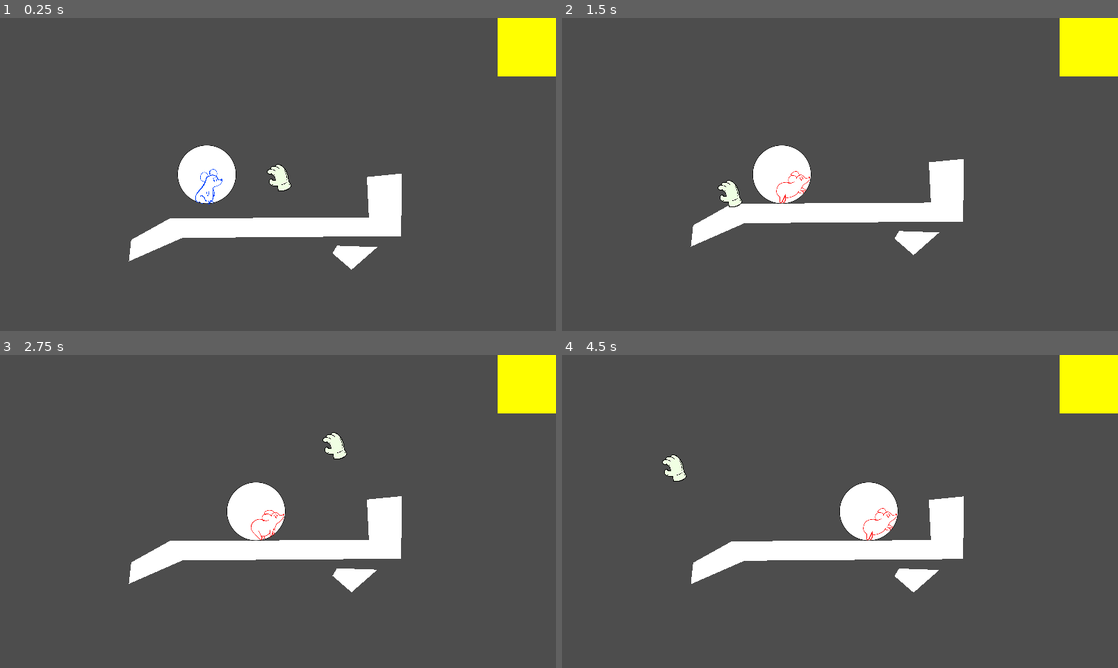
Above: before the commit, frames 1-4 (two rows, left to right).
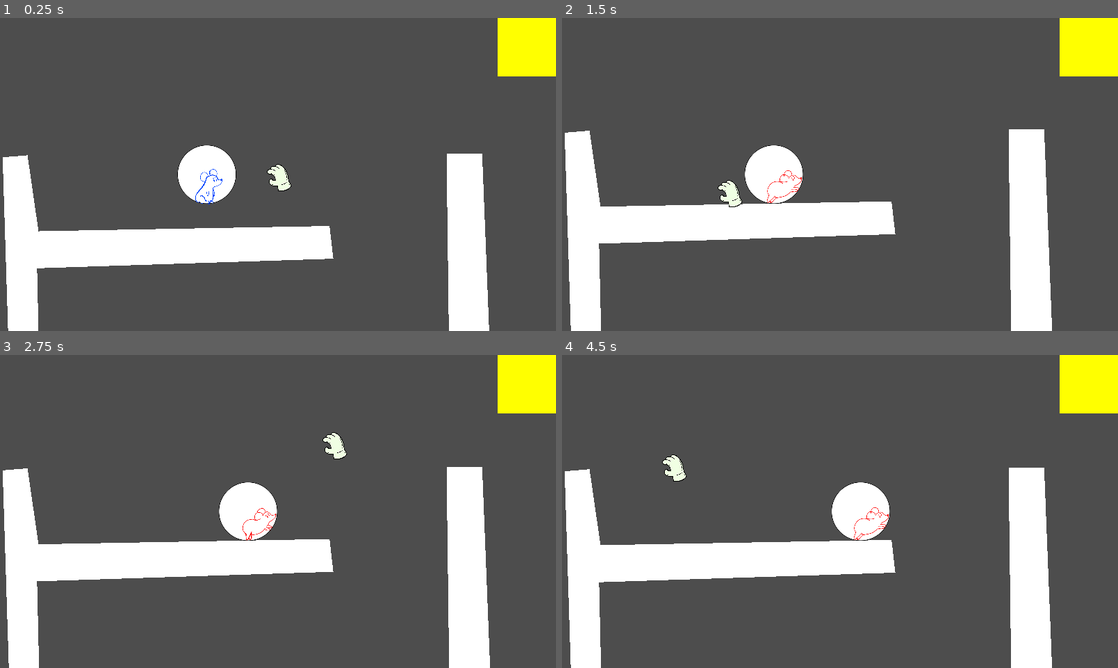
Above: after the commit, the same moments.

Repository: SlugFiller/ggj2025
Game: Godot game, scene res://game.tscn
Same seed, same stepped clock (60 frames per second), same inputs: the game is played once before the commit and once after it. The project has no main scene, so this scene is started directly.
Inputs (mouse positions are in pixels of both pictures, inside the frame that each line leads up to):
- Up to frame 1 (0.25 s): no input
- Up to frame 2 (1.5 s): move the mouse to (962, 158) at 0.52 s; click (962, 158) at 0.67 s; move the mouse to (728, 190) at 1.27 s; click (728, 190) at 1.42 s
- Up to frame 3 (2.75 s): move the mouse to (333, 442) at 2.02 s; click (333, 442) at 2.17 s
- Up to frame 4 (4.5 s): move the mouse to (812, 574) at 2.77 s; click (812, 574) at 2.92 s; move the mouse to (1006, 558) at 3.52 s; click (1006, 558) at 3.67 s; move the mouse to (673, 464) at 4.27 s; click (673, 464) at 4.42 s

The runs differ from the first frame. In frame 1, 14% of the frame differs, in the area x 0-88%, y 43-100%; in frame 2, 14%; in frame 3, 14%; in frame 4, 14%.

Commit message:
Level 1 proof of concept

Diff:
--- a/game.tscn
+++ b/game.tscn
@@ -1,9 +1,10 @@
-[gd_scene load_steps=114 format=3 uid="uid://bdjffdg4jfv7t"]
+[gd_scene load_steps=119 format=3 uid="uid://bdjffdg4jfv7t"]
 
 [ext_resource type="Texture2D" uid="uid://bhgu40hmi37fg" path="res://graphics/mouse/idle/mouse idle 00000.png" id="1_4tvk3"]
 [ext_resource type="Script" path="res://scripts/mouse.gd" id="1_deb8d"]
+[ext_resource type="Script" path="res://scripts/broadcast.gd" id="1_lnqoj"]
 [ext_resource type="Texture2D" uid="uid://bavkplph4sro4" path="res://graphics/mouse/idle/mouse idle 00001.png" id="2_5fq15"]
-[ext_resource type="PackedScene" uid="uid://0l87e2dki8x7" path="res://items/item1.tscn" id="2_axotv"]
+[ext_resource type="PackedScene" uid="uid://0l87e2dki8x7" path="res://items/fan.tscn" id="2_axotv"]
 [ext_resource type="Script" path="res://scripts/cursor.gd" id="2_nma6k"]
 [ext_resource type="Texture2D" uid="uid://ctc6kg8j7uvo4" path="res://graphics/mouse/idle/mouse idle 00002.png" id="3_3is8t"]
 [ext_resource type="Texture2D" uid="uid://bgormcm3l1sfw" path="res://graphics/cursor/Hand0.png" id="3_nxd8a"]
@@ -104,6 +105,8 @@
 [ext_resource type="Texture2D" uid="uid://bbb7ktylhgf0i" path="res://graphics/mouse/run/mouse run 00005.png" id="86_36750"]
 [ext_resource type="Texture2D" uid="uid://jc7qm0sg6l1g" path="res://graphics/mouse/run/mouse run 00006.png" id="87_bnjdw"]
 [ext_resource type="Texture2D" uid="uid://cs12sog3u48l7" path="res://graphics/mouse/run/mouse run 00007.png" id="88_odbcx"]
+[ext_resource type="Script" path="res://scripts/tunnel.gd" id="91_yf7xd"]
+[ext_resource type="Script" path="res://scripts/itemcount.gd" id="92_ni3rh"]
 [ext_resource type="Script" path="res://scripts/camera.gd" id="105_ny4tv"]
 
 [sub_resource type="SpriteFrames" id="SpriteFrames_5qcgu"]
@@ -386,11 +389,20 @@
 [sub_resource type="CircleShape2D" id="CircleShape2D_cx7wd"]
 radius = 100.0
 
-[sub_resource type="RectangleShape2D" id="RectangleShape2D_dvy1e"]
-size = Vector2(88, 91)
-
-[sub_resource type="RectangleShape2D" id="RectangleShape2D_p6cl1"]
-size = Vector2(581, 294.5)
+[sub_resource type="RectangleShape2D" id="RectangleShape2D_35d78"]
+
+[sub_resource type="RectangleShape2D" id="RectangleShape2D_yvtc3"]
+
+[sub_resource type="WorldBoundaryShape2D" id="WorldBoundaryShape2D_kpgym"]
+normal = Vector2(1, 0)
+
+[sub_resource type="WorldBoundaryShape2D" id="WorldBoundaryShape2D_sxgfc"]
+normal = Vector2(-1, 0)
+
+[sub_resource type="RectangleShape2D" id="RectangleShape2D_k7y0q"]
+size = Vector2(137, 606)
+
+[sub_resource type="RectangleShape2D" id="RectangleShape2D_i3qnc"]
 
 [sub_resource type="RectangleShape2D" id="RectangleShape2D_k4j61"]
 size = Vector2(200, 200)
@@ -449,13 +461,8 @@
 "speed": 15.0
 }]
 
-[sub_resource type="WorldBoundaryShape2D" id="WorldBoundaryShape2D_kpgym"]
-normal = Vector2(1, 0)
-
-[sub_resource type="WorldBoundaryShape2D" id="WorldBoundaryShape2D_sxgfc"]
-normal = Vector2(-1, 0)
-
 [node name="Node2D" type="Node2D"]
+script = ExtResource("1_lnqoj")
 
 [node name="Mouse" type="CharacterBody2D" parent="."]
 position = Vector2(714, 85)
@@ -470,50 +477,76 @@
 [node name="CollisionShape2D" type="CollisionShape2D" parent="Mouse"]
 shape = SubResource("CircleShape2D_cx7wd")
 
-[node name="StaticBody2D" type="StaticBody2D" parent="."]
-position = Vector2(509, 120)
-
-[node name="Polygon2D" type="Polygon2D" parent="StaticBody2D"]
-polygon = PackedVector2Array(-56, 194, 77, 120, 765, 116, 758, -23, 879, -35, 876, 181, 121, 187, -64, 268)
-
-[node name="CollisionPolygon2D" type="CollisionPolygon2D" parent="StaticBody2D"]
-polygon = PackedVector2Array(-56, 194, 77, 120, 765, 116, 758, -23, 879, -35, 876, 181, 121, 187, -64, 268)
-
-[node name="StaticBody2D2" type="StaticBody2D" parent="."]
-position = Vector2(1188, 320)
-
-[node name="CollisionPolygon2D" type="CollisionPolygon2D" parent="StaticBody2D2"]
-polygon = PackedVector2Array(-24, 14, 115, 19, 26, 97, -40, 40)
-
-[node name="Polygon2D" type="Polygon2D" parent="StaticBody2D2"]
-polygon = PackedVector2Array(-24, 14, 115, 19, 26, 97, -40, 40)
-
-[node name="fan" type="Area2D" parent="."]
-position = Vector2(571, -175)
-gravity_space_override = 1
-gravity_point_center = Vector2(-1, -1)
-gravity_direction = Vector2(-1, -1)
-gravity = 300.0
-
-[node name="CollisionShape2D" type="CollisionShape2D" parent="fan"]
-position = Vector2(236, 352)
-shape = SubResource("RectangleShape2D_dvy1e")
-
-[node name="placetarget" type="Node2D" parent="."]
-
-[node name="damp" type="Area2D" parent="."]
-linear_damp_space_override = 1
-linear_damp = 1.0
-
-[node name="CollisionShape2D" type="CollisionShape2D" parent="damp"]
-position = Vector2(572.5, 489.75)
-shape = SubResource("RectangleShape2D_p6cl1")
-
-[node name="ui" type="CanvasLayer" parent="."]
-
-[node name="Item1" type="Area2D" parent="ui"]
+[node name="fan_detector" type="Area2D" parent="Mouse"]
 collision_layer = 2
 collision_mask = 2
+
+[node name="CollisionShape2D" type="CollisionShape2D" parent="Mouse/fan_detector"]
+shape = SubResource("RectangleShape2D_35d78")
+
+[node name="death_detector" type="Area2D" parent="Mouse"]
+collision_layer = 4
+collision_mask = 4
+
+[node name="CollisionShape2D" type="CollisionShape2D" parent="Mouse/death_detector"]
+shape = SubResource("CircleShape2D_cx7wd")
+
+[node name="tunnel_detector" type="Area2D" parent="Mouse"]
+position = Vector2(0, 90)
+collision_layer = 8
+collision_mask = 8
+
+[node name="CollisionShape2D" type="CollisionShape2D" parent="Mouse/tunnel_detector"]
+shape = SubResource("RectangleShape2D_yvtc3")
+
+[node name="walls" type="StaticBody2D" parent="."]
+position = Vector2(509, 120)
+
+[node name="Polygon2D" type="Polygon2D" parent="walls"]
+polygon = PackedVector2Array(-414, -98, -376, 164, 629, 146, 642, 259, -381, 292, -368.351, 834.23, 1045, 821, 1033, -103, 1156, -103, 1196, 907, -467, 955, -500, -91)
+
+[node name="CollisionPolygon2D" type="CollisionPolygon2D" parent="walls"]
+polygon = PackedVector2Array(-414, -98, -376, 164, 629, 146, 642, 259, -381, 292, -368.351, 834.23, 1045, 821, 1033, -103, 1156, -103, 1196, 907, -467, 955, -500, -91)
+
+[node name="CollisionShape2D" type="CollisionShape2D" parent="walls"]
+position = Vector2(-509, -120)
+shape = SubResource("WorldBoundaryShape2D_kpgym")
+
+[node name="CollisionShape2D2" type="CollisionShape2D" parent="walls"]
+position = Vector2(1411, -120)
+shape = SubResource("WorldBoundaryShape2D_sxgfc")
+
+[node name="death" type="Area2D" parent="."]
+collision_layer = 4
+collision_mask = 4
+
+[node name="CollisionShape2D" type="CollisionShape2D" parent="death"]
+position = Vector2(1472, 318)
+shape = SubResource("RectangleShape2D_k7y0q")
+
+[node name="tunnel" type="Area2D" parent="."]
+position = Vector2(1186, 919)
+collision_layer = 8
+collision_mask = 8
+script = ExtResource("91_yf7xd")
+direction = 1
+
+[node name="CollisionShape2D" type="CollisionShape2D" parent="tunnel"]
+shape = SubResource("RectangleShape2D_i3qnc")
+
+[node name="target" type="Node2D" parent="tunnel"]
+position = Vector2(-308, 284)
+
+[node name="Node" type="Node" parent="tunnel/target" node_paths=PackedStringArray("item")]
+script = ExtResource("92_ni3rh")
+item = NodePath("../../../ui/Item1")
+count = 5
+
+[node name="placetarget" type="Node2D" parent="."]
+
+[node name="ui" type="CanvasLayer" parent="."]
+
+[node name="Item1" type="Area2D" parent="ui"]
 script = ExtResource("15_8s55e")
 item = ExtResource("2_axotv")
 
@@ -546,13 +579,5 @@
 offset = Vector2(960, 0)
 script = ExtResource("105_ny4tv")
 
-[node name="wall_left" type="StaticBody2D" parent="."]
-
-[node name="CollisionShape2D" type="CollisionShape2D" parent="wall_left"]
-shape = SubResource("WorldBoundaryShape2D_kpgym")
-
-[node name="wall_right" type="StaticBody2D" parent="."]
-
-[node name="CollisionShape2D" type="CollisionShape2D" parent="wall_right"]
-position = Vector2(1920, 0)
-shape = SubResource("WorldBoundaryShape2D_sxgfc")
+[connection signal="restart" from="." to="ui/Item1" method="_on_restart"]
+[connection signal="restart" from="." to="ui/Cursor" method="_on_restart"]
--- /dev/null
+++ b/items/fan.tscn
@@ -0,0 +1,20 @@
+[gd_scene load_steps=2 format=3 uid="uid://0l87e2dki8x7"]
+
+[sub_resource type="RectangleShape2D" id="RectangleShape2D_bybjn"]
+size = Vector2(166, 258.5)
+
+[node name="Item1" type="Node2D"]
+
+[node name="Polygon2D" type="Polygon2D" parent="."]
+polygon = PackedVector2Array(0, -100, -100, 100, 100, 100)
+
+[node name="fan" type="Area2D" parent="."]
+collision_layer = 2
+collision_mask = 2
+gravity_point_center = Vector2(-1, -1)
+gravity_direction = Vector2(-1, -1)
+gravity = 300.0
+
+[node name="CollisionShape2D" type="CollisionShape2D" parent="fan"]
+position = Vector2(2, 238.75)
+shape = SubResource("RectangleShape2D_bybjn")
--- a/items/item1.tscn
+++ /dev/null
@@ -1,11 +0,0 @@
-[gd_scene format=3 uid="uid://0l87e2dki8x7"]
-
-[node name="Item1" type="Node2D"]
-
-[node name="Polygon2D" type="Polygon2D" parent="."]
-polygon = PackedVector2Array(0, -100, -100, 100, 100, 100)
-
-[node name="StaticBody2D" type="StaticBody2D" parent="."]
-
-[node name="CollisionPolygon2D" type="CollisionPolygon2D" parent="StaticBody2D"]
-polygon = PackedVector2Array(0, -100, -100, 100, 100, 100)
--- /dev/null
+++ b/scripts/broadcast.gd
@@ -0,0 +1,4 @@
+extends Node2D
+class_name Broadcast
+
+signal restart
--- a/scripts/camera.gd
+++ b/scripts/camera.gd
@@ -1,6 +1,6 @@
 extends Camera2D
 
-@onready var mouse: Node2D = $"../Mouse"
+@onready var mouse: Mouse = $"../Mouse"
 
 
 # Called when the node enters the scene tree for the first time.
@@ -10,4 +10,4 @@
 
 # Called every frame. 'delta' is the elapsed time since the previous frame.
 func _process(delta: float) -> void:
-	self.position.y = mouse.position.y
+	self.position.y = mouse.position.y + mouse.y_shift
--- a/scripts/cursor.gd
+++ b/scripts/cursor.gd
@@ -1,6 +1,7 @@
 extends Node2D
 class_name Cursor
 
+@onready var mouse: Mouse = $"../../Mouse"
 @onready var sprite: AnimatedSprite2D = $sprite
 @onready var placetarget: Node2D = $"../../placetarget"
 @onready var camera: Camera2D = $"../../Camera2D"
@@ -18,6 +19,7 @@
 			hold = hover
 		else:
 			if hold != null:
+				hold.count -= 1
 				hold.held.visible = false
 				var placed := hold.item.instantiate() as Node2D
 				placed.position = event.position + camera.position + Vector2(0, -540)
@@ -32,19 +34,24 @@
 	var position := get_viewport().get_mouse_position()
 	sprite.visible = get_viewport().get_visible_rect().has_point(position)
 	self.position = position
-	var space_state := get_world_2d().direct_space_state
-	var query = PhysicsPointQueryParameters2D.new()
-	query.canvas_instance_id = get_parent().get_instance_id()
-	query.position = position
-	query.collide_with_areas = true
-	query.collide_with_bodies = false
-	query.collision_mask = 2
 	hover = null
-	for obj in space_state.intersect_point(query):
-		var check: Item = obj["collider"] as Item
-		if check != null:
-			hover = check
-			break
+	if mouse.scrollnimation > 0:
+		if hold != null:
+			hold.held.visible = false
+		hold = null
+	else:
+		var space_state := get_world_2d().direct_space_state
+		var query = PhysicsPointQueryParameters2D.new()
+		query.canvas_instance_id = get_parent().get_instance_id()
+		query.position = position
+		query.collide_with_areas = true
+		query.collide_with_bodies = false
+		query.collision_mask = 1
+		for obj in space_state.intersect_point(query):
+			var check: Item = obj["collider"] as Item
+			if check != null && check.count > 0:
+				hover = check
+				break
 	if hold != null:
 		hold.held.visible = sprite.visible
 		hold.held.position = position
@@ -56,3 +63,7 @@
 	else:
 		if sprite.animation != "default":
 			sprite.play("default")
+
+func _on_restart() -> void:
+	for placed in placetarget.get_children():
+		placed.queue_free()
--- a/scripts/item.gd
+++ b/scripts/item.gd
@@ -1,15 +1,13 @@
 extends Area2D
 class_name Item
 
-@export var item : PackedScene
+@export var count: int = 1
+@export var item: PackedScene
 @onready var held: Node2D = $held
+var checkpoint_count: int
 
+func _ready() -> void:
+	self.checkpoint_count = self.count
 
-# Called when the node enters the scene tree for the first time.
-func _ready() -> void:
-	pass # Replace with function body.
-
-
-# Called every frame. 'delta' is the elapsed time since the previous frame.
-func _process(delta: float) -> void:
-	pass
+func _on_restart() -> void:
+	self.count = self.checkpoint_count
--- /dev/null
+++ b/scripts/itemcount.gd
@@ -0,0 +1,5 @@
+extends Node
+class_name ItemCount
+
+@export var item: Item
+@export var count: int
--- a/scripts/mouse.gd
+++ b/scripts/mouse.gd
@@ -1,25 +1,70 @@
 extends CharacterBody2D
+class_name Mouse
 
 enum MouseDir {
 	LEFT,
 	RIGHT
 }
 
+
+@onready var broadcast: Broadcast = $".."
 @onready var sprite: AnimatedSprite2D = $sprite
+@onready var fan_detector: Area2D = $fan_detector
+@onready var death_detector: Area2D = $death_detector
 @export var direction: MouseDir = MouseDir.RIGHT
+@onready var tunnel_detector: Area2D = $tunnel_detector
+var checkpoint: Vector2
+var checkpoint_direction: MouseDir
+var scrollnimation: float = 0.0
+var respawn: bool = false
+var y_shift: float = 0.0
 
 const RUN_SPEED := 100.0
 const RUN_SPEED_DOWNSLOPE := 150.0
 const SLOPE_SPEED := 10.0
 const MIN_RUN_SPEED := 1.0
 const GRAVITY := 100.0
+const FAN_GRAVITY := 300.0
 const MAX_FALL := 500.0
+const DEAD_TIME := 3.0
+const TUNNEL_TIME := 3.0
+const TIME_SCROLL := 1.0
 
 # Called when the node enters the scene tree for the first time.
 func _ready() -> void:
-	pass # Replace with function body.
+	set_checkpoint()
+
+func set_checkpoint() -> void:
+	self.checkpoint = self.position
+	self.checkpoint_direction = self.direction
 
 func _physics_process(delta: float) -> void:
+	if self.scrollnimation > 0.0:
+		return
+	elif self.respawn:
+		self.respawn = false
+		self.position = self.checkpoint
+		self.direction = self.checkpoint_direction
+		self.velocity = Vector2.ZERO
+		self.y_shift = 0.0
+		move_and_slide()
+		return
+	if death_detector.has_overlapping_areas():
+		self.scrollnimation = DEAD_TIME
+		return
+	for tunnel_candidate in tunnel_detector.get_overlapping_areas():
+		var tunnel := tunnel_candidate as Tunnel
+		if tunnel == null:
+			continue
+		self.checkpoint = tunnel.target.global_position
+		self.checkpoint_direction = tunnel.direction
+		for item in tunnel.target.get_children():
+			var itemcount := item as ItemCount
+			if itemcount == null:
+				continue
+			itemcount.item.checkpoint_count = itemcount.count
+		self.scrollnimation = TUNNEL_TIME
+		return
 	var use_run_animation := true
 	var floor_move := false
 	if is_on_floor():
@@ -34,7 +79,11 @@
 				self.velocity.x = speed
 		self.velocity.y = 0
 	else:
-		self.velocity.y += GRAVITY * delta
+		var gravity: float = GRAVITY
+		if fan_detector.has_overlapping_areas():
+			self.velocity.x = 0
+			gravity = FAN_GRAVITY
+		self.velocity.y += gravity * delta
 		if self.velocity.y > MAX_FALL:
 			self.velocity.y = MAX_FALL
 		use_run_animation = false
@@ -59,3 +108,18 @@
 		if sprite.animation != "idle":
 			sprite.play("idle")
 	sprite.flip_h = self.direction == MouseDir.LEFT
+
+func _process(delta: float) -> void:
+	if self.scrollnimation > 0.0:
+		var should_poof: bool = true
+		if self.scrollnimation < TIME_SCROLL:
+			should_poof = false
+		if self.scrollnimation > delta:
+			self.scrollnimation -= delta
+		else:
+			self.scrollnimation = 0
+			self.respawn = true
+		if self.scrollnimation < TIME_SCROLL:
+			if should_poof:
+				broadcast.restart.emit()
+			self.y_shift = (self.checkpoint.y - self.position.y) * (1.0 - self.scrollnimation / TIME_SCROLL)
--- /dev/null
+++ b/scripts/tunnel.gd
@@ -0,0 +1,5 @@
+extends Area2D
+class_name Tunnel
+
+@onready var target: Node2D = $target
+@export var direction: Mouse.MouseDir
